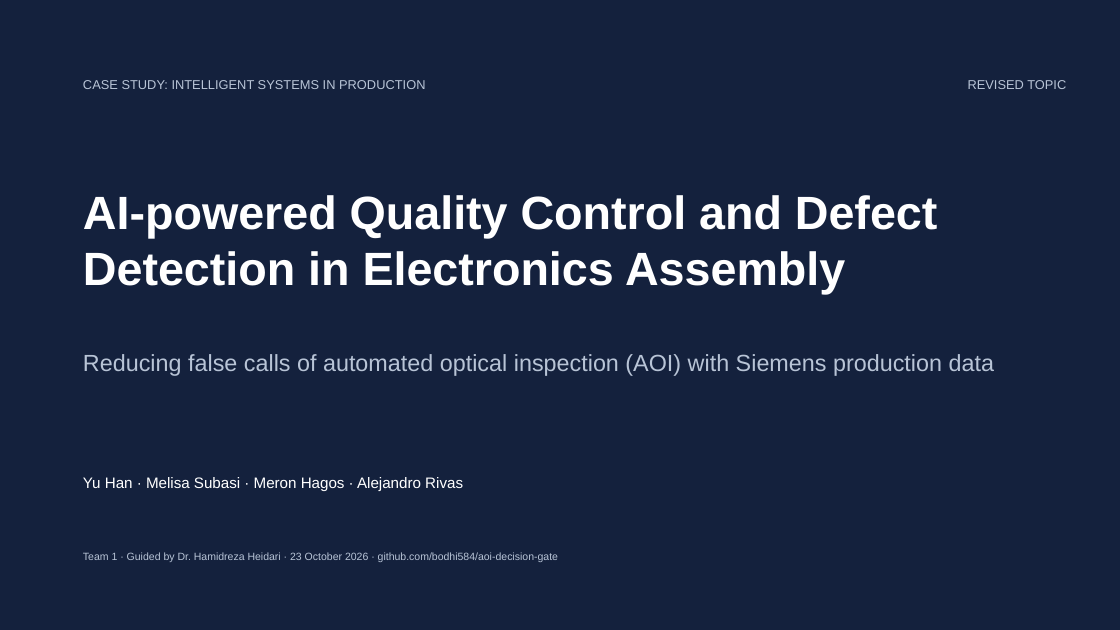
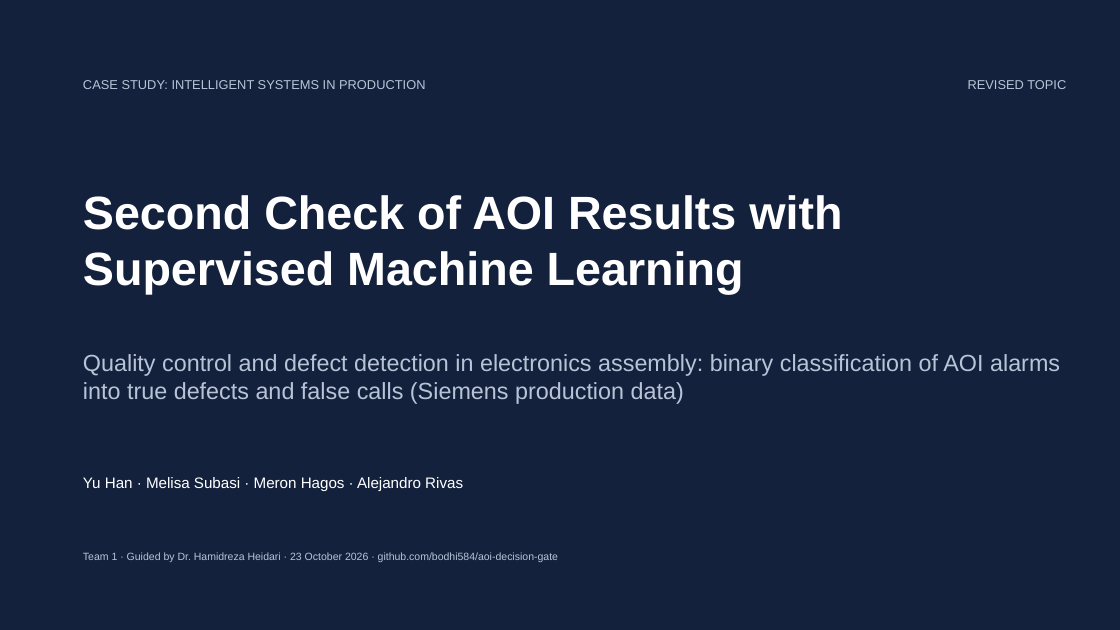
Before and after one commit to bodhi584/aoi-decision-gate, a slide deck: slide 1 of docs/slides_revised_topic.pptx. Drawn at 1120x630 pixels with LibreOffice and Linux fonts; fonts in the diff are those of the drawing. Boxes give left, top, right and bottom in pixels: in the first picture for what was removed or moved away, otherwise in the second. Text is boxed around its words. In the diff, an @@ line names an element or a change of style, - is before the commit and + after.

Commit message:
Title: Second Check of AOI Results with Supervised Machine Learning

```diff
--- a/docs/slides_revised_topic.pptx
+++ b/docs/slides_revised_topic.pptx
@@ text at <box>83,195,842,294</box>: text changed @@
-AI-powered Quality Control and Defect Detection in Electronics Assembly
+Second Check of AOI Results with Supervised Machine Learning
@@ text at <box>83,354,1060,404</box>: text changed @@
-Reducing false calls of automated optical inspection (AOI) with Siemens production data
+Quality control and defect detection in electronics assembly: binary classification of AOI alarms into true defects and false calls (Siemens production data)
```
Also in this commit, not shown: 14 other slides changed, 5 other files.
